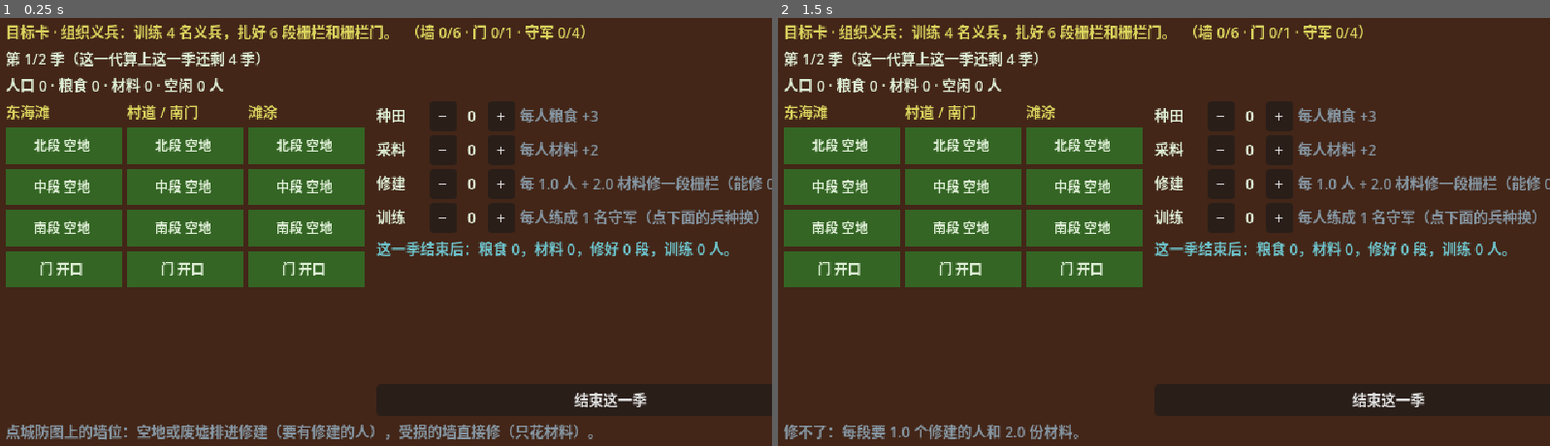
Above: before the commit, frames 1-2 (left to right).
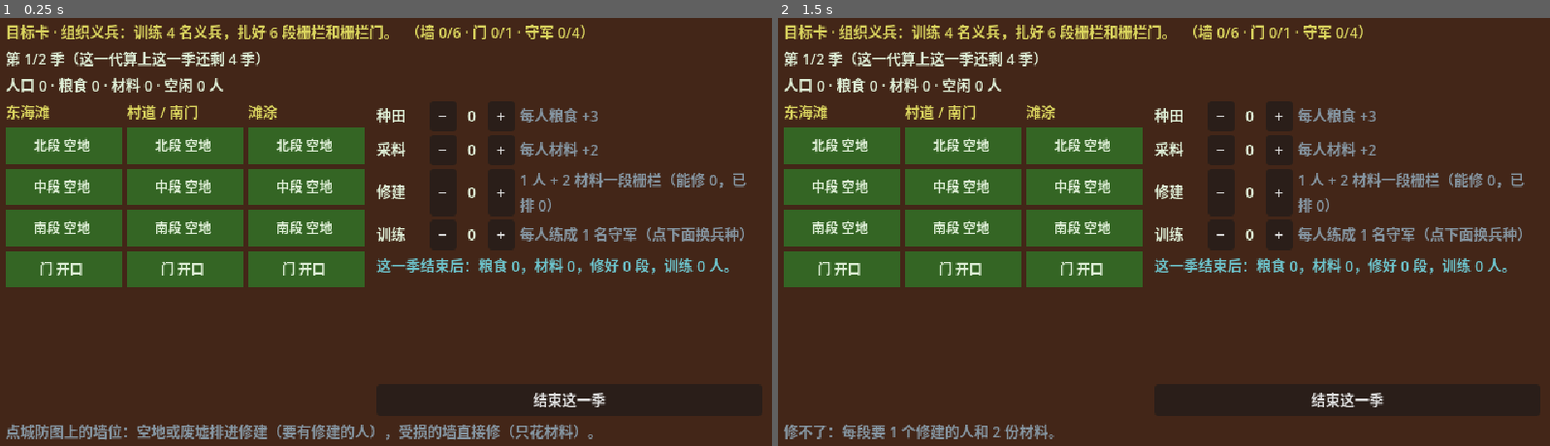
Above: after the commit, the same moments.

Repository: Karrhe/YongChang-public
Game: Godot game, scene res://scenes/work/work.tscn
The game is run twice, just before and just after one commit, with the same random seed, the same clock (stepped at 60 frames per second) and the same inputs. This scene is started directly instead of the project's main scene.
Inputs:
- Up to frame 1 (0.25 s): no input
- Up to frame 2 (1.5 s): click "北段 空地" at 0.5 s; click "北段 空地" at 1.25 s

The runs differ from the first frame. In frame 1, 4.5% of the frame differs, in the area x 48-100%, y 36-93%; in frame 2, 5.0%, in the area x 15-100%, y 36-99%.

Commit message:
Playtest build: full playthrough test, Windows export preset, work screen layout
- playthrough_test plays from P1 to the ending with the real battle and work screens.
- export_presets.cfg: Windows Desktop, includes data/rules/*.json and data/text/story.csv, leaves out tests. A packed build was checked: smoke, story, ending and playthrough tests pass when run from the .pck.
- Work screen: job notes wrap and show whole numbers.

Co-Authored-By: Claude Opus 5.5 <noreply@anthropic.com>

Diff:
--- a/data/text/work.csv
+++ b/data/text/work.csv
@@ -13,8 +13,8 @@
 WORK_JOB_train,训练
 WORK_NOTE_farm,每人粮食 +3
 WORK_NOTE_gather,每人材料 +2
-WORK_NOTE_build,每 {people} 人 + {materials} 材料修一段{type}（能修 {capacity}，已排 {queued}）
-WORK_NOTE_train,每人练成 1 名守军（点下面的兵种换）
+WORK_NOTE_build,{people} 人 + {materials} 材料一段{type}（能修 {capacity}，已排 {queued}）
+WORK_NOTE_train,每人练成 1 名守军（点下面换兵种）
 WORK_TYPE_none,空地
 WORK_TYPE_fence,栅栏
 WORK_TYPE_stone,石墙
--- a/scripts/work/work.gd
+++ b/scripts/work/work.gd
@@ -86,7 +86,7 @@
 	jobs_box = VBoxContainer.new()
 	jobs_box.add_theme_constant_override("separation", 3)
 	right.add_child(jobs_box)
-	preview_label = _label(right, "#6dc2ca", 300)
+	preview_label = _label(right, "#6dc2ca", 290)
 	var spacer := Control.new()
 	spacer.size_flags_vertical = Control.SIZE_EXPAND_FILL
 	right.add_child(spacer)
@@ -139,8 +139,9 @@
 		count.custom_minimum_size = Vector2(18, 0)
 		count.horizontal_alignment = HORIZONTAL_ALIGNMENT_CENTER
 		_button(line, "+", func() -> void: _change(job, 1), 22)
-		var note := _label(line, "#8595a1")
-		note.text = Game.text("WORK_NOTE_" + job).format({"people": spec.people, "materials": spec.materials,
+		var note := _label(line, "#8595a1", 170)
+		note.size_flags_horizontal = Control.SIZE_EXPAND_FILL
+		note.text = Game.text("WORK_NOTE_" + job).format({"people": int(spec.people), "materials": int(spec.materials),
 			"type": Game.text("WORK_TYPE_" + String(spec.type)), "capacity": state.build_capacity(), "queued": state.build_queue.size()})
 	if not state.train_types.is_empty():
 		var picks := HFlowContainer.new()
@@ -162,8 +163,8 @@
 		return
 	if slot in state.build_queue or state.can_build(slot):
 		if not state.toggle_build(slot):
-			hint_label.text = Game.text("WORK_CANNOT_BUILD").format({"people": state.build_spec().people,
-				"materials": state.build_spec().materials})
+			hint_label.text = Game.text("WORK_CANNOT_BUILD").format({"people": int(state.build_spec().people),
+				"materials": int(state.build_spec().materials)})
 		else:
 			hint_label.text = Game.text("WORK_HINT")
 	elif state.repair_cost(slot) > 0:
--- /dev/null
+++ b/tests/flow/playthrough_test.gd
@@ -0,0 +1,93 @@
+extends Node
+## 整局通关测试：用真的剧情、战斗、劳作、选择、起名、结局，从 P1 一直点到制作人员之前。
+## 每个画面用最简单的玩法：台词点过去、战斗能打就打然后结束回合、劳作全员种田、选择选 B、名字用默认、战后接受。
+## 运行：godot --headless --path . res://tests/flow/playthrough_test.tscn
+## 用临时存档路径，不会碰真实存档。
+
+const TEST_SAVE_PATH := "user://test_playthrough_save.tres"
+
+var failures := 0
+
+
+func _ready() -> void:
+	var real_path := Game.save_path
+	var real_save := Game.save
+	Game.save_path = TEST_SAVE_PATH
+	Game.delete_save()
+	Game.new_game()
+	FlowLogic.start_new_game(Game.save)
+	var real_after: String = Rules.data.flow.scenes.after_ending
+	Rules.data.flow.scenes.after_ending = ""
+	var flow: Node = load("res://scenes/flow/flow.tscn").instantiate()
+	add_child(flow)
+	var seen := {}
+	var battles := 0
+	var steps := 0
+	var started := Time.get_ticks_msec()
+	while Game.save.progress != "done" and steps < 20000:
+		steps += 1
+		await get_tree().process_frame
+		var child: Node = flow.current
+		if child == null or not child.is_inside_tree():
+			var accept := _find_button(flow, Game.text("FLOW_ACCEPT"))
+			var retry := _find_button(flow, Game.text("FLOW_RETRY"))
+			if accept != null:
+				accept.pressed.emit()
+			elif retry != null:
+				retry.pressed.emit()  # 第三代 B7、B8 主角阵亡：只能重打
+			continue
+		var type: String = flow.node.type
+		seen[type] = int(seen.get(type, 0)) + 1
+		match type:
+			"battle":
+				if child.has_method("auto_play_for_test"):
+					child.auto_play_for_test()
+			"work":
+				child.auto_play_for_test()
+			"naming":
+				child.submit()
+			"choice":
+				if child.box.playing:
+					child.box.advance()
+				elif not child.option_buttons.is_empty() and child.option_buttons.has("B"):
+					child.option_buttons.B.pressed.emit()
+				elif child.slot_ok != null:
+					child.slot_ok.pressed.emit()
+			"ending":
+				child.advance()
+			_:
+				if "box" in child and child.box != null:
+					child.box.advance()
+		if flow.node.type == "battle" and flow.current == child and child.state != null and child.state.over:
+			battles += 1
+	Rules.data.flow.scenes.after_ending = real_after
+	_check("整局走到结局（%d 步，%.1f 秒）" % [steps, (Time.get_ticks_msec() - started) / 1000.0], Game.save.progress == "done")
+	_check("九场战斗都接受了", Game.save.battle_results.size() == 9)
+	_check("五个选择都做了", Game.save.choices.size() == 5)
+	_check("两个名字都起了", Game.save.names[0] != "" and Game.save.names[1] != "")
+	_check("每种画面都出现过", seen.has("story") and seen.has("battle") and seen.has("work")
+		and seen.has("choice") and seen.has("naming") and seen.has("ending"))
+	print("  战斗结果：", Game.save.battle_results)
+	print("  人口 %d · 粮 %d · 材料 %d · 灯 %d（乡亲 %d、守军 %d、主角和同伴 %d）" % [Game.save.people, Game.save.rice,
+		Game.save.materials, Game.save.lantern_count(), Game.save.lanterns_villager.size(),
+		Game.save.lanterns_defender.size(), Game.save.lanterns_hero.size()])
+	print("  主角存活：", Game.save.hero_alive, " 同伴存活：", Game.save.companion_alive)
+	flow.queue_free()
+	Game.delete_save()
+	Game.save_path = real_path
+	Game.save = real_save
+	print("PLAYTHROUGH TEST: %s" % ("PASS" if failures == 0 else "FAIL (%d)" % failures))
+	get_tree().quit(failures)
+
+
+func _find_button(root: Node, text: String) -> Button:
+	for n in root.find_children("*", "Button", true, false):
+		if n.text == text and n.is_visible_in_tree():
+			return n
+	return null
+
+
+func _check(label: String, ok: bool) -> void:
+	print("%s  %s" % ["ok  " if ok else "FAIL", label])
+	if not ok:
+		failures += 1
--- /dev/null
+++ b/tests/flow/playthrough_test.tscn
@@ -0,0 +1,6 @@
+[gd_scene load_steps=2 format=3]
+
+[ext_resource type="Script" path="res://tests/flow/playthrough_test.gd" id="1_playthrough"]
+
+[node name="PlaythroughTest" type="Node"]
+script = ExtResource("1_playthrough")
Binary file changed: data/text/work.zh.translation
Not shown, added: export_presets.cfg
Not shown, added: tests/flow/playthrough_test.gd.uid
